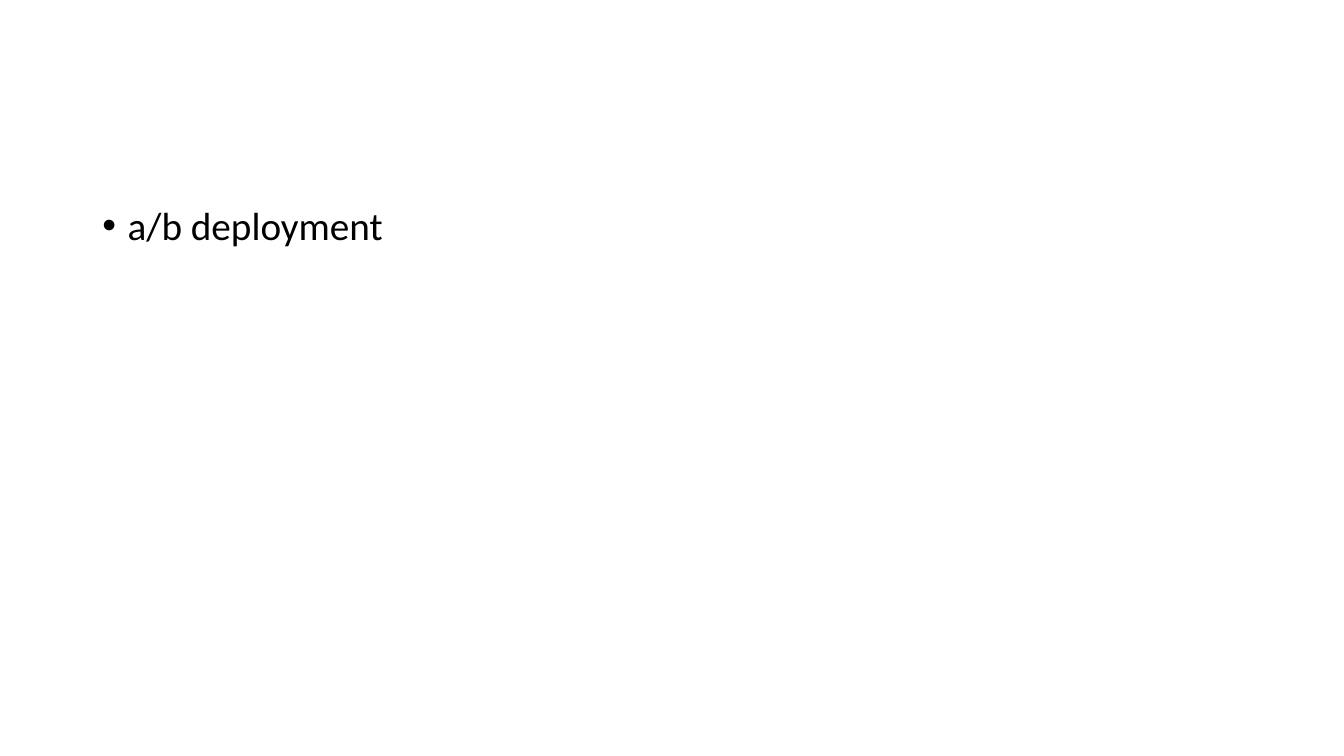
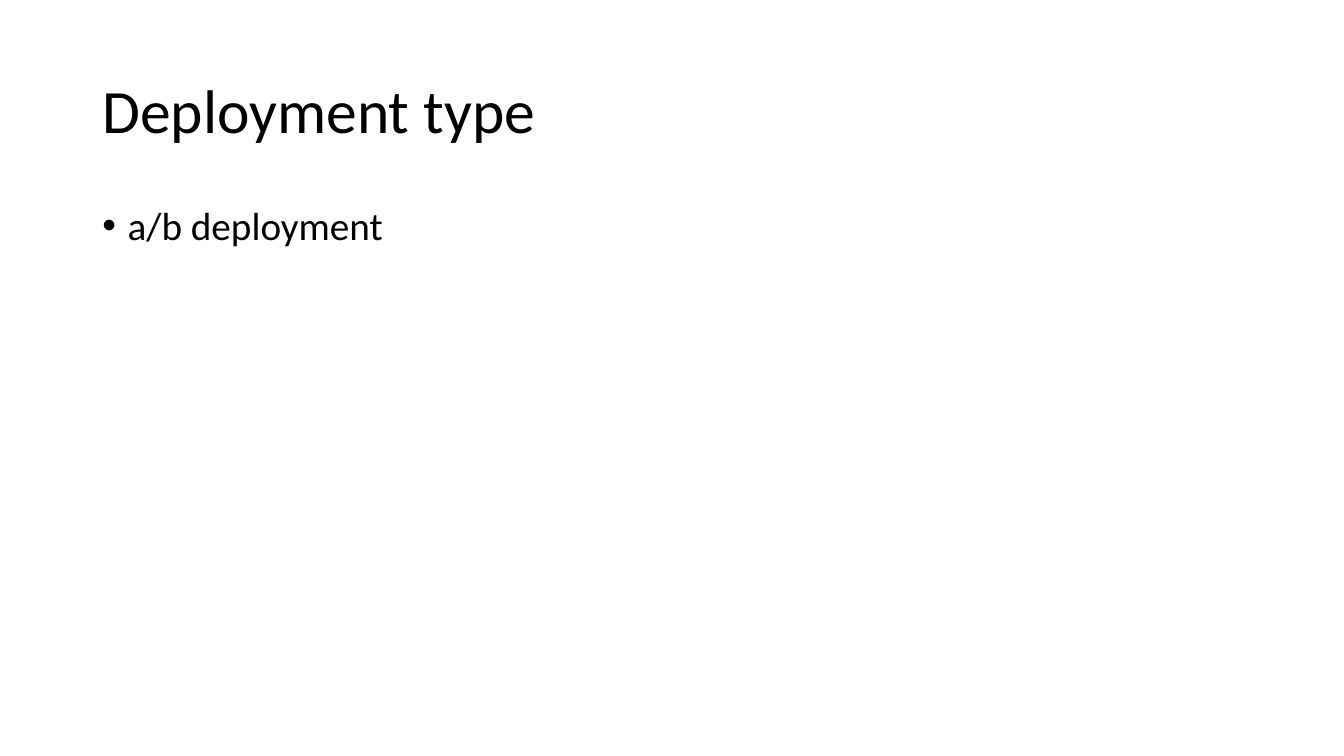
Before and after one commit to bridgecrew-perf6/Spring-Petclinic-AWS-Deployment, a slide deck: slide 4 of New Microsoft PowerPoint Presentation.pptx (slide 3 before the commit). Drawn at 1344x756 pixels with LibreOffice and Linux fonts; fonts in the diff are those of the drawing. Boxes give left, top, right and bottom in pixels: in the first picture for what was removed or moved away, otherwise in the second. Text is boxed around its words. In the diff, an @@ line names an element or a change of style, - is before the commit and + after.

Commit message:
powerpoint updates

```diff
--- a/New Microsoft PowerPoint Presentation.pptx
+++ b/New Microsoft PowerPoint Presentation.pptx
@@ title added at bbox=[102, 90, 535, 143], 44 pt, text #000000 @@
+Deployment type
```
Also in this commit, not shown: 2 slides added.
